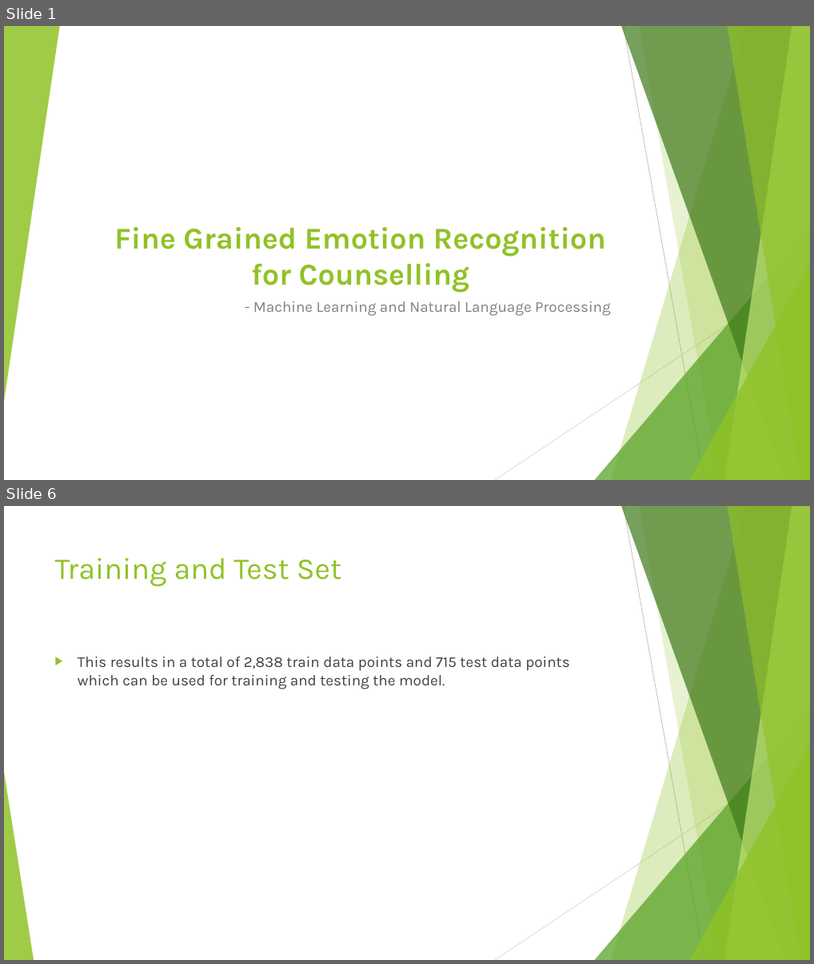
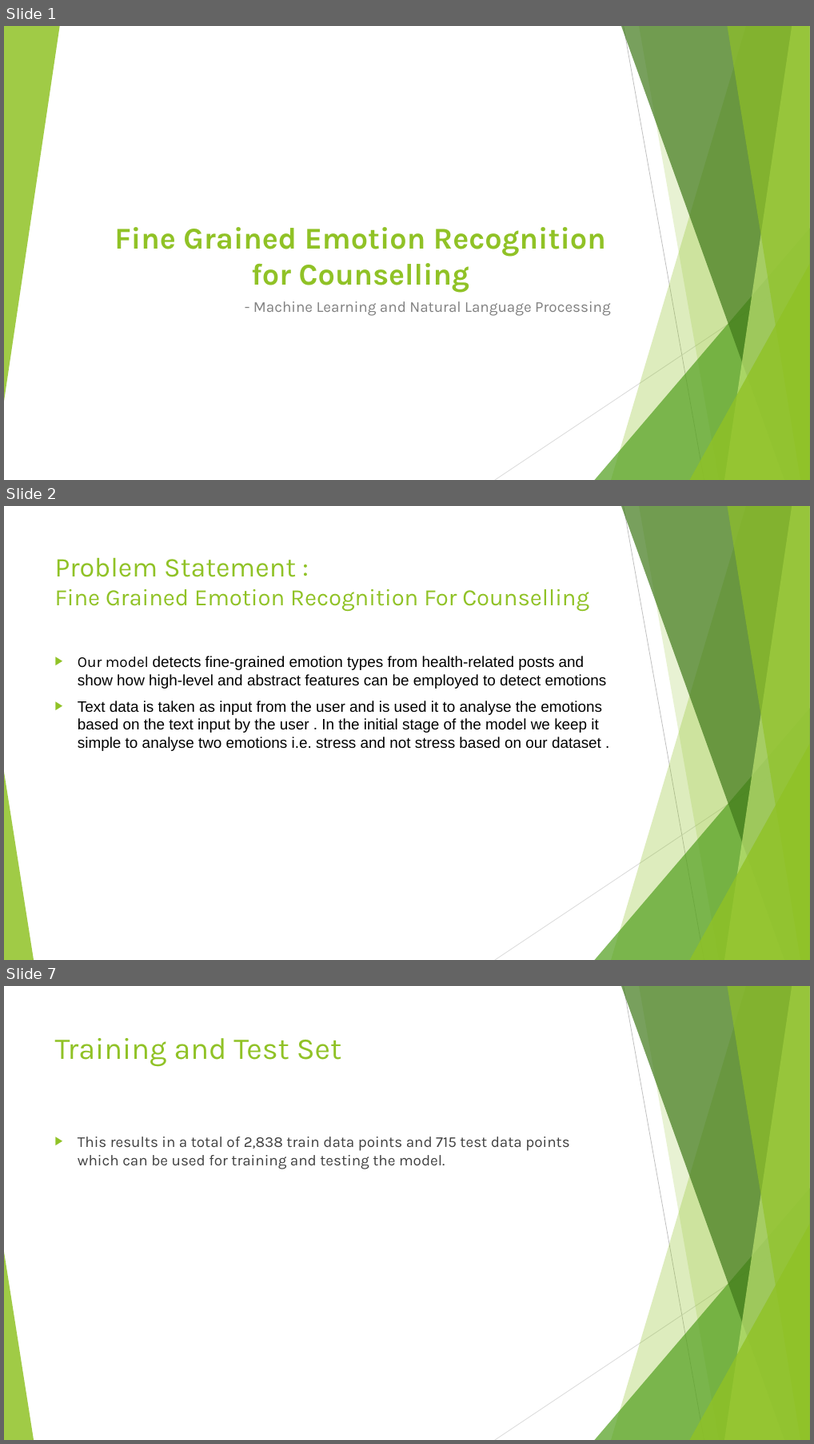
Before and after one commit to JanhaviSoni/Emotion-Recognition-for-Counselling, a slide deck: Fine Grained Emotion Recognition for Counselling.pptx. Shown one above the other, each under a label of ours: slides 1 and 6 before the commit, slides 1, 2 and 7 after it; the slides between them are not shown. The pictures are 814x964 and 814x1444 pixels, drawn with LibreOffice and Linux fonts; fonts in the diff are those of the drawing. Boxes give left, top, right and bottom in pixels: in the first picture for what was removed or moved away, otherwise in the second. Text is boxed around its words. In the diff, an @@ line names an element or a change of style, - is before the commit and + after.

```diff
--- a/Fine Grained Emotion Recognition for Counselling.pptx
+++ b/Fine Grained Emotion Recognition for Counselling.pptx
@@ slide 2 added at bbox=[4, 506, 810, 960], background #FFFFFF; not listed: 10 template elements that a slide beside it also shows @@
@@ title added at bbox=[55, 557, 590, 611], 27.9 pt, text #90C226 @@
+Problem Statement :
+Fine Grained Emotion Recognition For Counselling
@@ text added at bbox=[78, 656, 607, 751], 18 pt, text #000000 @@
+▶ Our model detects fine-grained emotion types from health-related posts and show how high-level and abstract features can be employed to detect emotions
+▶ Text data is taken as input from the user and is used it to analyse the emotions based on the text input by the user . In the initial stage of the model we keep it simple to analyse two emotions i.e. stress and not stress based on our dataset .
@@ what was slide 6 is now slide 7 @@
```
Also in this commit, not shown: 2 slides changed, 5 other slides added, 2 slides removed, 1 other file.
